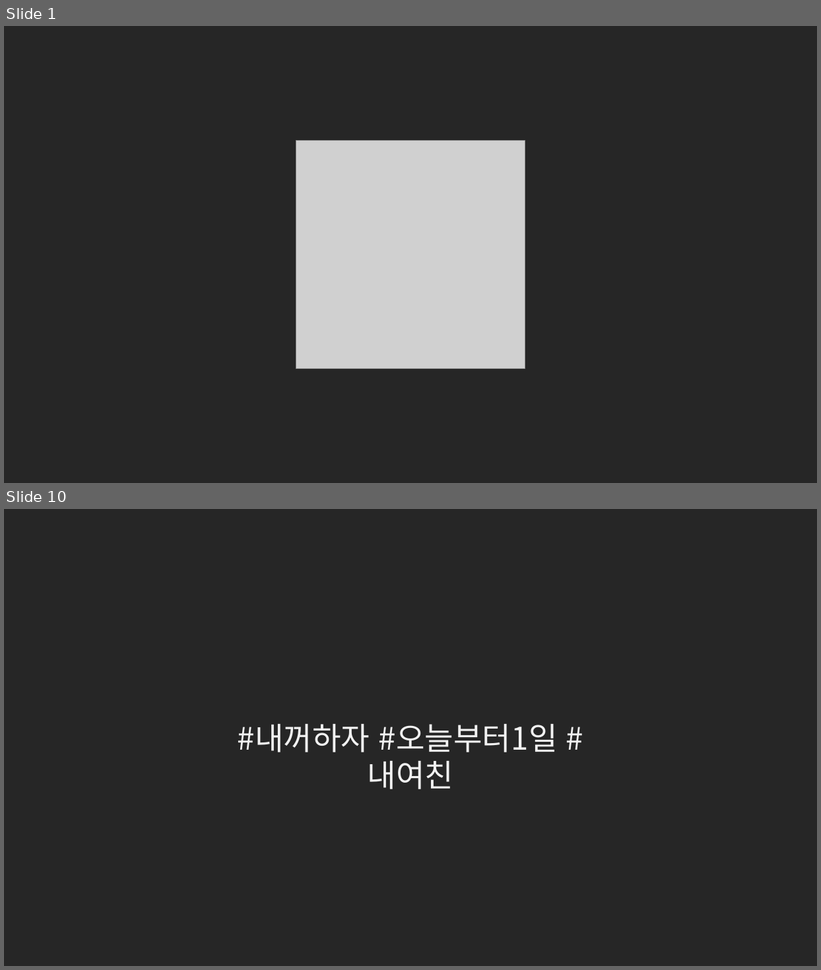
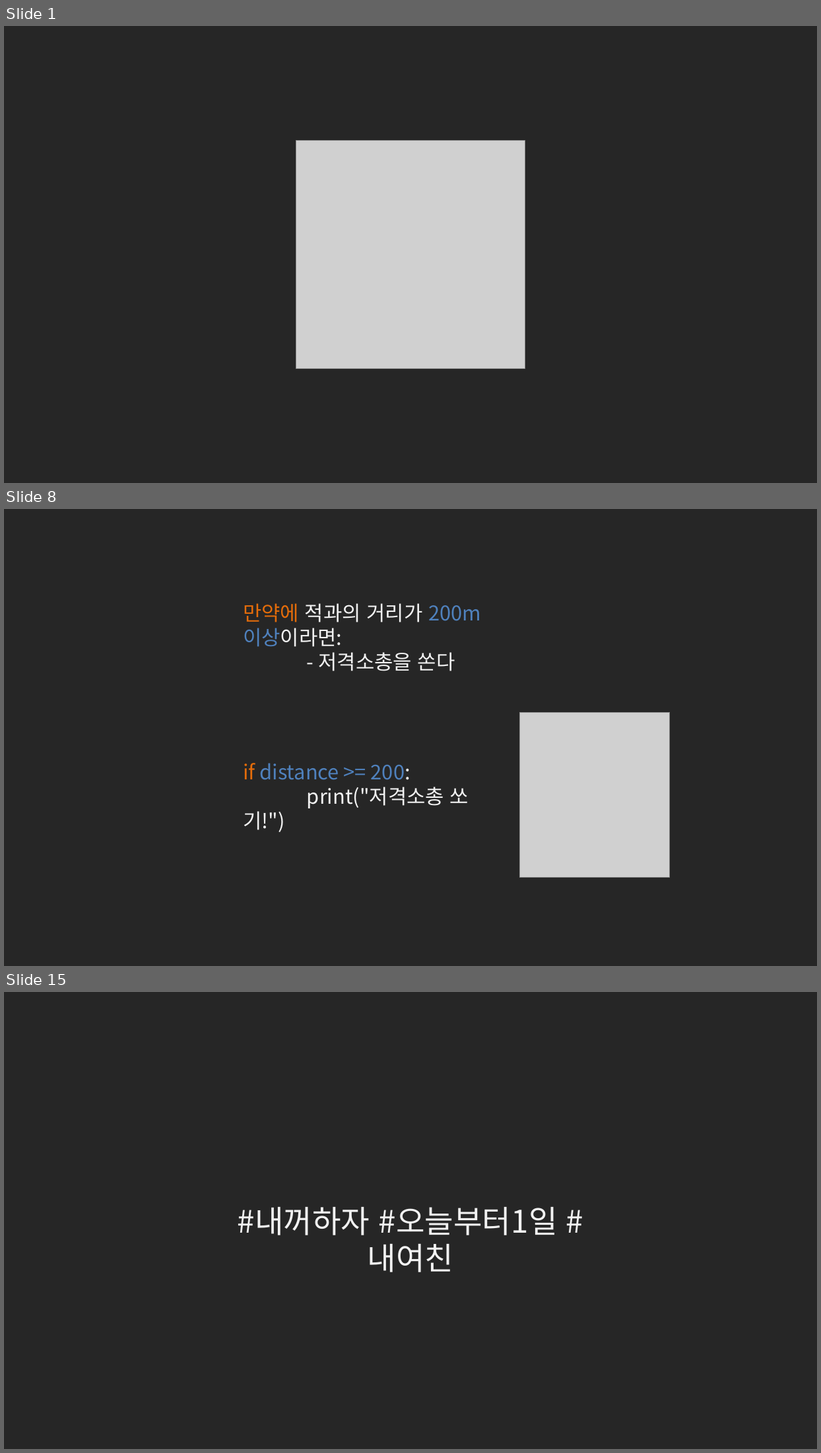
Before and after one commit to kwonkijun/python, a slide deck: 파이썬기초(PPT)/NEW_2021버전/파이썬 기초 6강_조건문.pptx. Shown one above the other, each under a label of ours: slides 1 and 10 before the commit, slides 1, 8 and 15 after it; the slides between them are not shown. The pictures are 821x970 and 821x1453 pixels, drawn with LibreOffice and Linux fonts; fonts in the diff are those of the drawing; grey boxes stand for pictures. Boxes give left, top, right and bottom in pixels: in the first picture for what was removed or moved away, otherwise in the second. Text is boxed around its words. In the diff, an @@ line names an element or a change of style, - is before the commit and + after.

```diff
--- a/파이썬기초(PPT)/NEW_2021버전/파이썬 기초 6강_조건문.pptx
+++ b/파이썬기초(PPT)/NEW_2021버전/파이썬 기초 6강_조건문.pptx
@@ slide 8 added at <box>4,509,817,966</box>, background #262626 @@
@@ text added at <box>243,603,481,671</box>, 24 pt, text #F2F2F2 @@
+만약에 적과의 거리가 200m 이상이라면:
+- 저격소총을 쏜다
@@ picture added at <box>520,712,670,877</box> @@
@@ text added at <box>243,763,469,809</box>, 24 pt, text #F2F2F2 @@
+if distance >= 200:
+print("저격소총 쏘기!")
@@ what was slide 10 is now slide 15 @@
```
Also in this commit, not shown: 1 slide changed, 11 other slides added, 7 slides removed, 13 other files.
